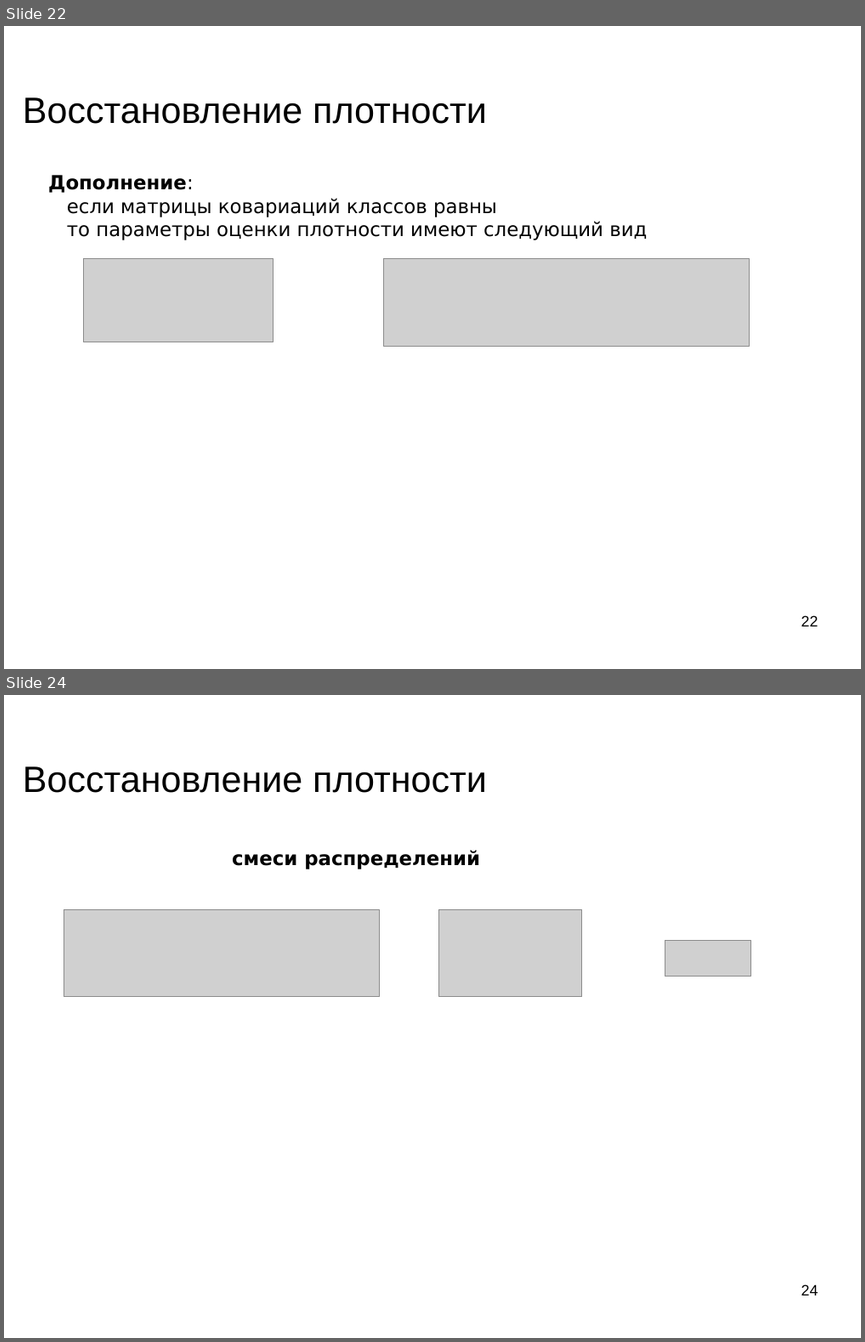
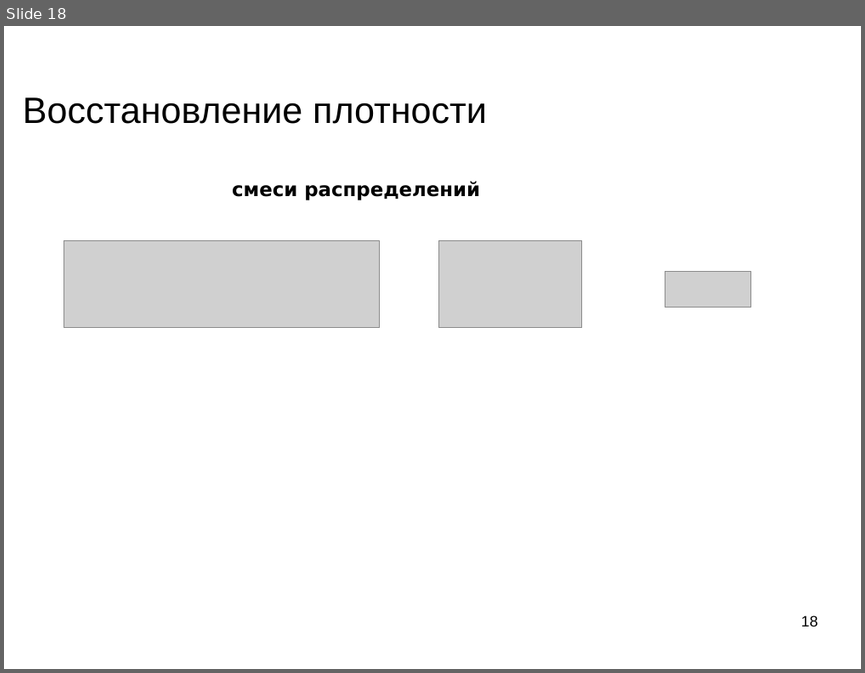
Before and after one commit to mechanoid5/ml_lectorium_legacy, a slide deck: 05-em.odp. Shown one above the other, each under a label of ours: slides 22 and 24 before the commit, slide 18 after it; the slides between them are not shown. The pictures are 865x1342 and 865x673 pixels, drawn with LibreOffice and Linux fonts; fonts in the diff are those of the drawing; grey boxes stand for pictures; background and template pictures are left out. Boxes give left, top, right and bottom in pixels: in the first picture for what was removed or moved away, otherwise in the second. Text is boxed around its words. In the diff, an @@ line names an element or a change of style, - is before the commit and + after.

```diff
--- a/05-em.odp
+++ b/05-em.odp
@@ slide 22 removed at bbox=[4, 26, 861, 669], background picture (left out) @@
@@ title removed at bbox=[23, 97, 487, 124] @@
-Восстановление плотности
@@ text removed at bbox=[48, 175, 647, 240] @@
-Дополнение:
-если матрицы ковариаций классов равны
-то параметры оценки плотности имеют следующий вид
@@ picture removed at bbox=[83, 258, 273, 341] @@
@@ picture removed at bbox=[383, 258, 749, 346] @@
@@ page number removed at bbox=[801, 615, 818, 626] @@
-22
@@ what was slide 24 is now slide 18 @@
@@ page number at bbox=[801, 615, 818, 626]: text changed @@
-24
+18
```
Also in this commit, not shown: 8 slides changed, 1 slide added, 6 other slides removed, 2 other files.
